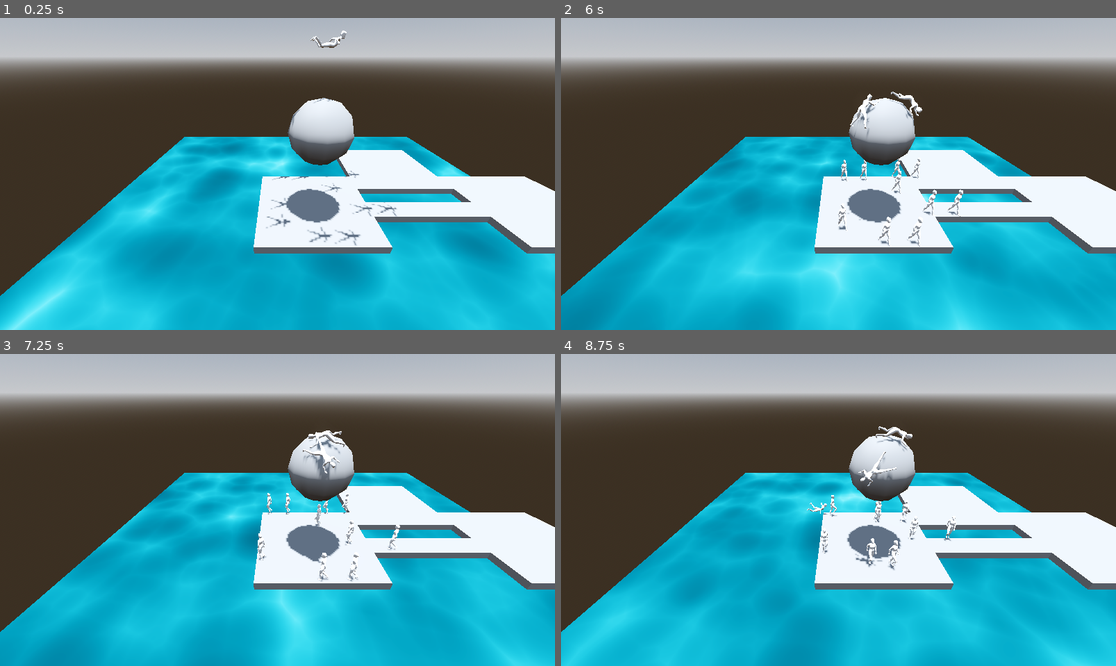
Above: before the commit, frames 1-4 (two rows, left to right).
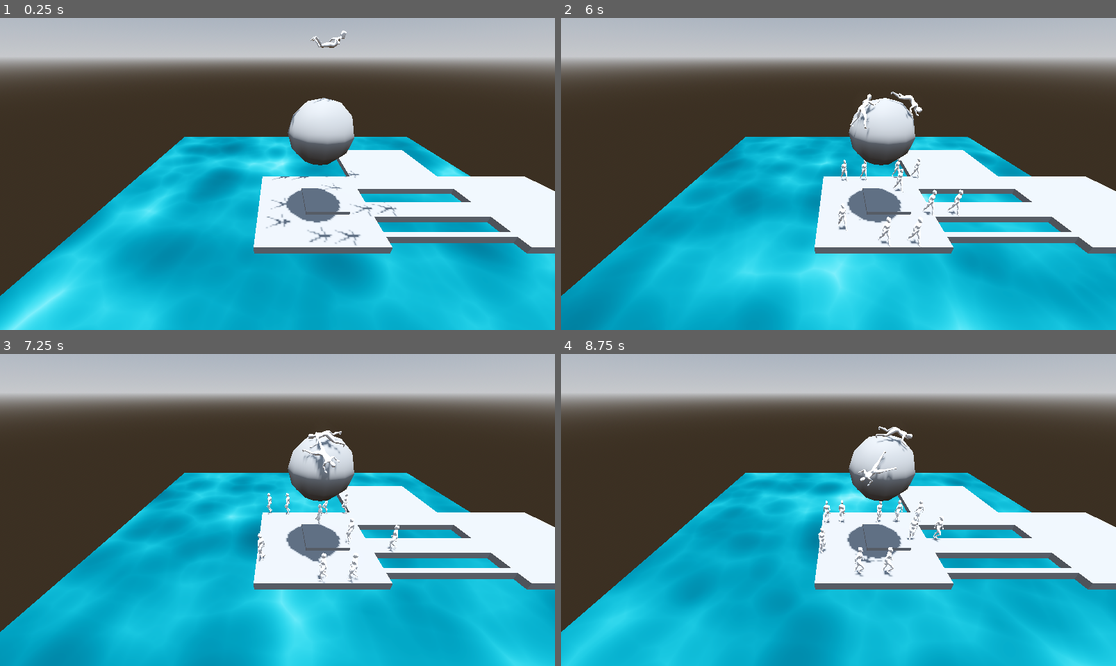
Above: after the commit, the same moments.

Repository: erinorina/godot_4_gdscripts
Game: Godot game, scene res://node_3d.tscn
Same seed, same stepped clock (60 frames per second), same inputs: the game is played once before the commit and once after it.
Inputs:
- Up to frame 1 (0.25 s): no input
- Up to frame 2 (6 s): tap Enter at 0.5 s; hold Right (ui_right) 0.53-1.28 s; hold Down (ui_down) 1.28-2.03 s; hold Right (ui_right) 2.03-2.78 s; hold Up (ui_up) 2.78-3.53 s; hold Left (ui_left) 3.53-5.03 s; hold Down (ui_down) 5.03-5.78 s; hold Right (ui_right) from 5.78 s (still down)
- Up to frame 3 (7.25 s): release Right (ui_right) at 6.53 s; hold Up (ui_up) from 6.53 s (still down)
- Up to frame 4 (8.75 s): release Up (ui_up) at 7.28 s; hold Right (ui_right) 7.28-8.03 s; hold Down (ui_down) from 8.03 s (still down)

The runs differ from the first frame. In frame 1, 1.0% of the frame differs, in the area x 54-94%, y 54-73%; in frame 2, 1.0%; in frame 3, 1.2%; in frame 4, 1.8%, in the area x 44-94%, y 30-73%.

Commit message:
added clip up/down and better steering on tight space

Diff:
--- a/experiments/ai_walk_without_navmesh/Anim_man.gd
+++ b/experiments/ai_walk_without_navmesh/Anim_man.gd
@@ -3,6 +3,10 @@
 @onready var ray = $ray
 @onready var ray_forward = $ray_forward
 @onready var ray_backward = $ray_backward
+@onready var ray_left = $ray_left
+@onready var ray_right = $ray_right
+
+
 var speed = 0.4
 var original_transform: Transform3D
 
@@ -67,10 +71,12 @@
 func on_ground(_collider, _delta):
 	if ray.is_colliding() and _collider.name == "ground":
 		change_ray_length(-1)
+
 		if velocity_z > 0:
 			animation_player.play("walk",-1, speed)
 			speed += speed_increase
 			speed = clamp(speed + speed_increase, 0, MAX_SPEED)
+			climb_up(_delta)
 		if velocity_z < 0:
 			animation_player.play("walk_back",-1, speed)
 			speed += speed_increase
@@ -96,13 +102,38 @@
 
 		if !ray_backward.is_colliding():
 			dir = 0.8
+		if velocity_z <=0.1:
+			if !ray_left.is_colliding():
+				ai_rotation(-0.1,_delta)
+
+			if !ray_right.is_colliding():
+				ai_rotation(0.1,_delta)
+
+
+			if !ray_left.is_colliding() and !ray_right.is_colliding():
+				ai_rotation_urgent(_delta)
 
 		translate_object_local(Vector3(0,0,dir) * _delta)
-		ai_random_rotation(_delta)
-
+		if ray.is_colliding() and ray_backward.is_colliding() and ray_forward.is_colliding() and ray_left.is_colliding() and ray_right.is_colliding():
+			ai_random_rotation(_delta)
+
+
+
+func climb_up(_delta):
+	# in dev dirty bugged
+	var raycol = ray.get_collision_point()
+	var rayfor = ray_forward.get_collision_point()
+	var rayback = ray_backward.get_collision_point()
+	if raycol.y < rayfor.y or raycol.y < rayback.y:
+		print("upstair")
+		change_ray_length(-2.0)
+		self.position.y = rayfor.y - _delta
+	if raycol.y > rayfor.y or raycol.y > rayback.y:
+		change_ray_length(-2.0)
+		print("downstair")
 
 func falling(_delta):
-	if !ray.is_colliding() :
+	if !ray.is_colliding() and !ray_forward.is_colliding():
 		change_ray_length(-1)
 		animation_player.play("fall")
 
@@ -116,6 +147,19 @@
 	ai_current_rotation = lerp(ai_current_rotation, ai_target_rotation, _delta * ai_rotation_speed)
 	rotate_y(ai_current_rotation)
 
+
+func ai_rotation(_rotation,_delta):
+	var rotation_input = _rotation *speed * _delta
+	ai_target_rotation = rotation_input * ai_rotation_speed
+	ai_current_rotation = lerp(ai_current_rotation, ai_target_rotation, _delta * ai_rotation_speed)
+	rotate_y(ai_current_rotation)
+
+
+func ai_rotation_urgent(_delta):
+	var rotation_input = 0.5 *speed * _delta
+	ai_target_rotation = rotation_input * ai_rotation_speed
+	ai_current_rotation = lerp(ai_current_rotation, ai_target_rotation, _delta * ai_rotation_speed)
+	rotate_y(ai_current_rotation)
 
 var direction_z = 0.0
 var total_time = 4.0
--- a/experiments/ai_walk_without_navmesh/man.tscn
+++ b/experiments/ai_walk_without_navmesh/man.tscn
@@ -22,3 +22,9 @@
 
 [node name="ray_backward" type="RayCast3D" parent="." index="4"]
 transform = Transform3D(1, 0, 0, 0, 1, 0, 0, 0, 1, 0, 0.5, -0.2)
+
+[node name="ray_left" type="RayCast3D" parent="." index="5"]
+transform = Transform3D(1, 0, 0, 0, 1, 0, 0, 0, 1, 0.272314, 0.5, 1.01278)
+
+[node name="ray_right" type="RayCast3D" parent="." index="6"]
+transform = Transform3D(1, 0, 0, 0, 1, 0, 0, 0, 1, -0.274641, 0.5, 1.0065)
--- a/experiments/ai_walk_without_navmesh/node_3d.tscn
+++ b/experiments/ai_walk_without_navmesh/node_3d.tscn
@@ -125,6 +125,28 @@
 transform = Transform3D(0.125, 0, 0, 0, 1, 0, 0, 0, 0.125, 0, 0, 0)
 size = Vector3(8, 1, 8)
 
+[node name="ground" type="StaticBody3D" parent="ground/ground/ground/ground"]
+transform = Transform3D(0.0559392, 0, 0, 0, 1, 0, 0, 0, 1, -3, 0, -8)
+
+[node name="CollisionShape3D" type="CollisionShape3D" parent="ground/ground/ground/ground/ground"]
+transform = Transform3D(8, 0, 0, 0, 1, 0, 0, 0, 8, 0, 0, 0)
+shape = SubResource("BoxShape3D_l3ay1")
+
+[node name="CSGBox3D2" type="CSGBox3D" parent="ground/ground/ground/ground/ground/CollisionShape3D"]
+transform = Transform3D(0.125, 0, 0, 0, 1, 0, 0, 0, 0.125, 0, 0, 0)
+size = Vector3(8, 1, 8)
+
+[node name="ground" type="StaticBody3D" parent="ground/ground/ground/ground/ground"]
+transform = Transform3D(6.56711, 0, 0, 0, 0.999998, -5.66017e-08, 0, 1.49011e-07, 0.379847, 59.1306, 0.202154, -7.12209)
+
+[node name="CollisionShape3D" type="CollisionShape3D" parent="ground/ground/ground/ground/ground/ground"]
+transform = Transform3D(8, 0, 0, 0, 1, 0, 0, 0, 8, 0, 0, 0)
+shape = SubResource("BoxShape3D_l3ay1")
+
+[node name="CSGBox3D2" type="CSGBox3D" parent="ground/ground/ground/ground/ground/ground/CollisionShape3D"]
+transform = Transform3D(0.125, 0, 0, 0, 1, 0, 0, 0, 0.125, 0, 0, 0)
+size = Vector3(8, 1, 8)
+
 [node name="sphere" type="StaticBody3D" parent="."]
 transform = Transform3D(1, 0, 0, 0, 1, 0, 0, 0, 1, 0, 6, 0)
 
